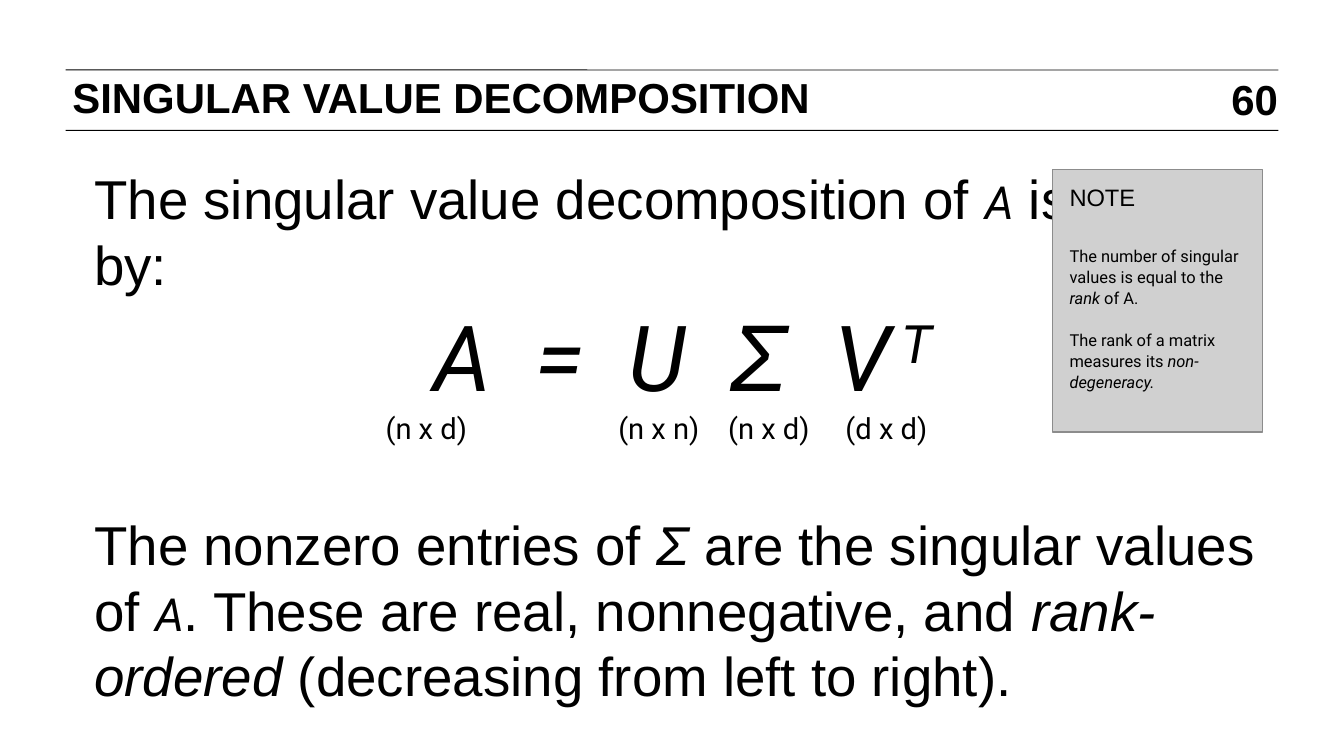
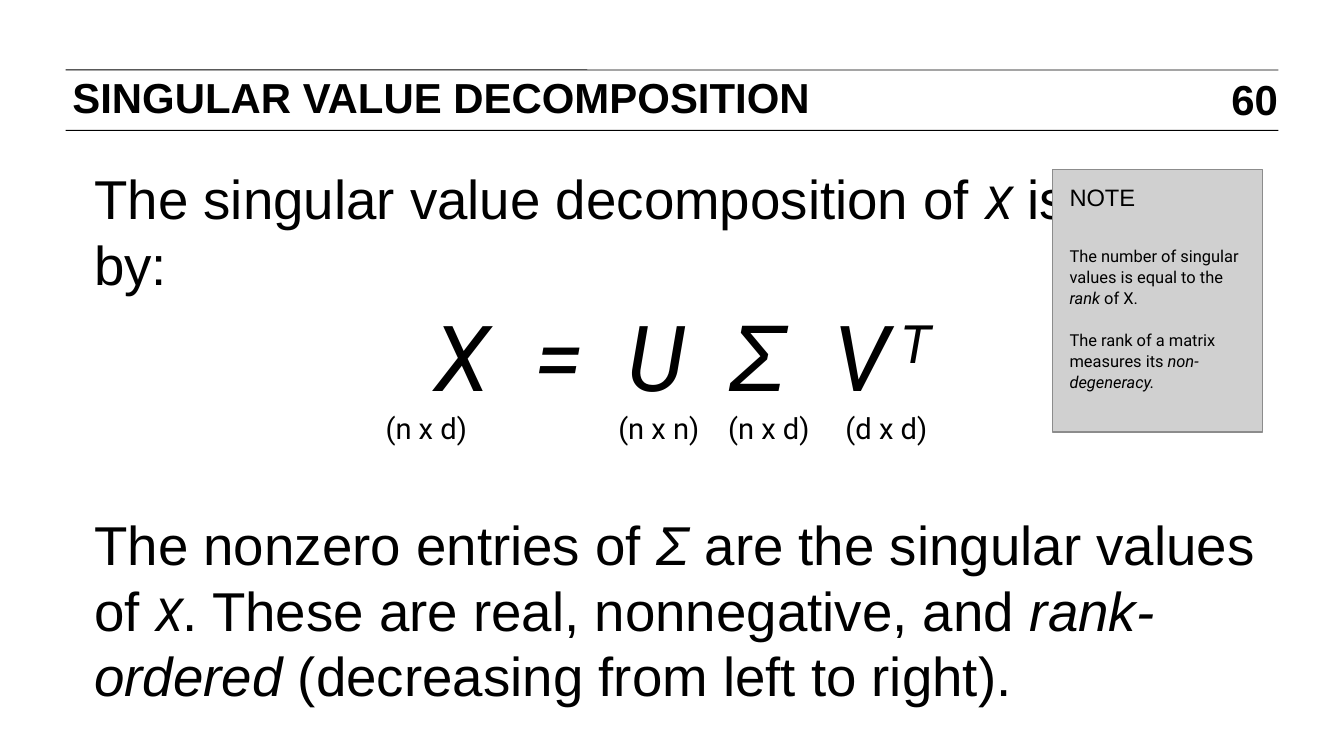
Before and after one commit to ajschumacher/gadsdc, a slide deck: slide 60 of 18-dim_reduc/slides.pptx. Drawn at 1344x755 pixels with LibreOffice and Linux fonts; fonts in the diff are those of the drawing; grey boxes stand for pictures. Boxes give left, top, right and bottom in pixels: in the first picture for what was removed or moved away, otherwise in the second. Text is boxed around its words. In the diff, an @@ line names an element or a change of style, - is before the commit and + after.

```diff
--- a/18-dim_reduc/slides.pptx
+++ b/18-dim_reduc/slides.pptx
@@ text at (x1=94, y1=176, x2=1213, y2=392): text changed @@
-The singular value decomposition of A is given by:
-A = U Σ VT
+The singular value decomposition of X is given by:
+X = U Σ VT
@@ text at (x1=1070, y1=249, x2=1238, y2=304): text changed @@
-The number of singular values is equal to the rank of A.
+The number of singular values is equal to the rank of X.
@@ text at (x1=94, y1=525, x2=1254, y2=706): text changed @@
-The nonzero entries of Σ are the singular values of A. These are real, nonnegative, and rank-ordered (decreasing from left to right).
+The nonzero entries of Σ are the singular values of X. These are real, nonnegative, and rank-ordered (decreasing from left to right).
```
Also in this commit, not shown: 23 other slides changed, 1 other file.
